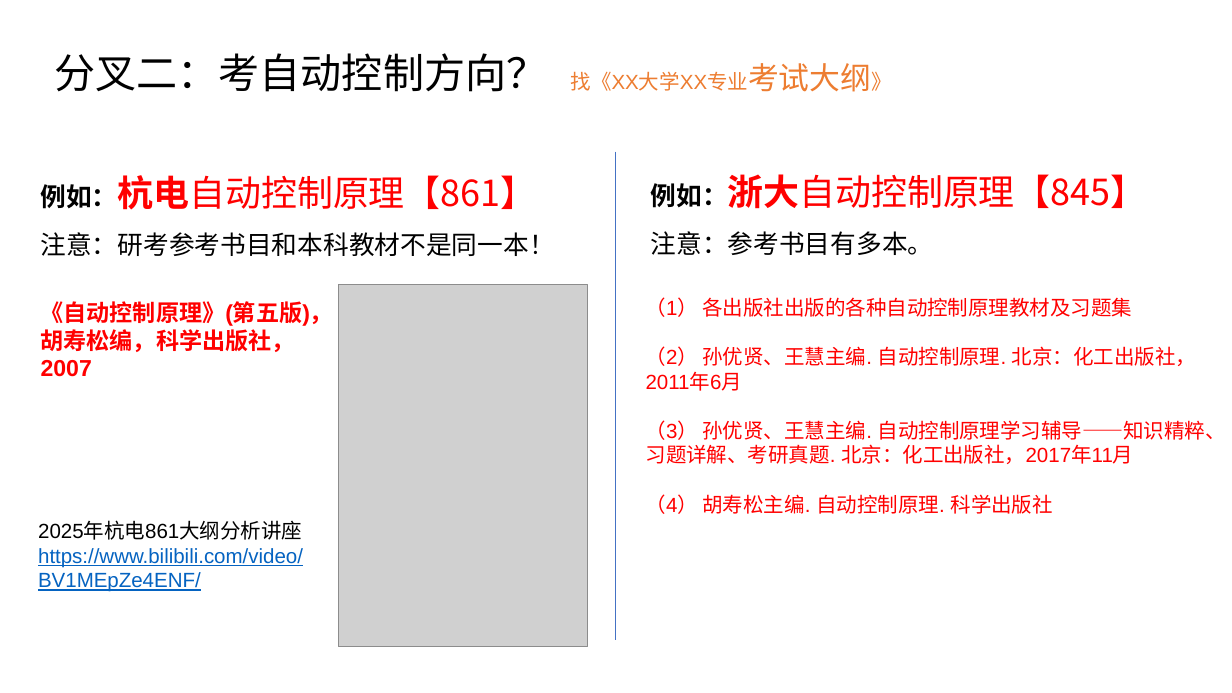
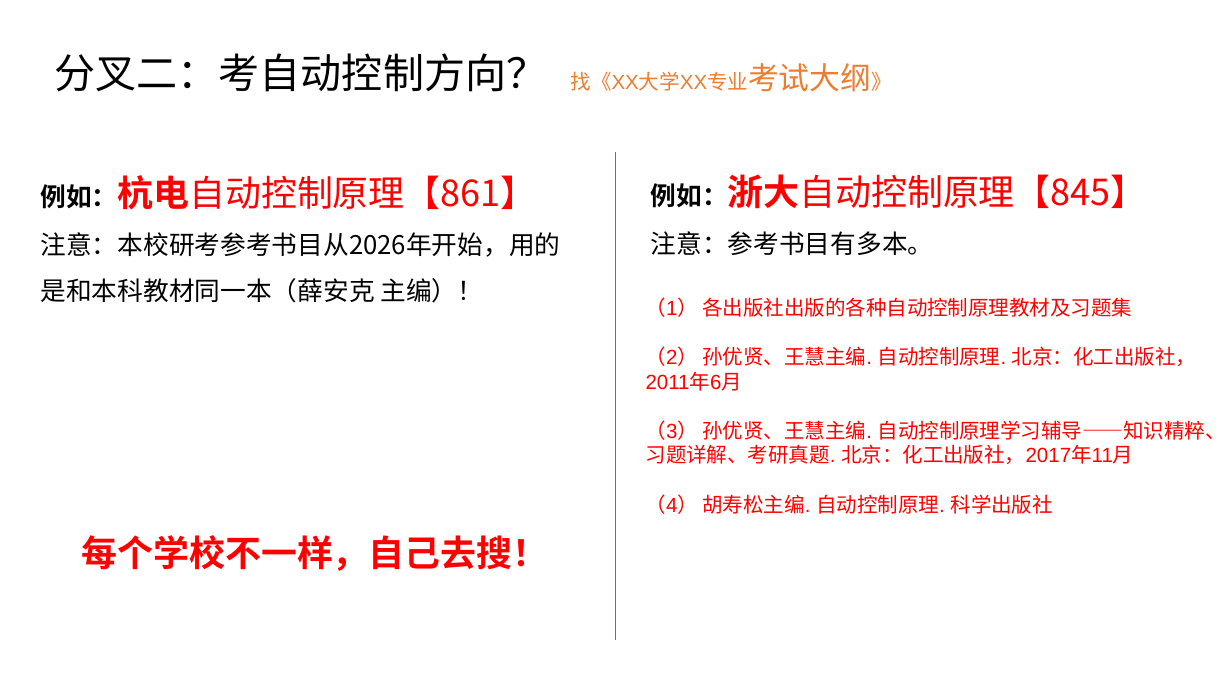
Before and after one commit to Jaserrr/Intelligent-ST-Wiki, a slide deck: slide 8 of D - 智科-考研专区/HDU智科专业考研指引v1.pptx. Drawn at 1232x693 pixels with LibreOffice and Linux fonts; fonts in the diff are those of the drawing; grey boxes stand for pictures. Boxes give left, top, right and bottom in pixels: in the first picture for what was removed or moved away, otherwise in the second. Text is boxed around its words. In the diff, an @@ line names an element or a change of style, - is before the commit and + after.

```diff
--- a/D - 智科-考研专区/HDU智科专业考研指引v1.pptx
+++ b/D - 智科-考研专区/HDU智科专业考研指引v1.pptx
@@ text at (41,232,561,303): text changed @@
-注意：研考参考书目和本科教材不是同一本！
+注意：本校研考参考书目从2026年开始，用的是和本科教材同一本（薛安克 主编）！
@@ picture removed at (338,285,588,647) @@
@@ text removed at (41,301,334,377) @@
-《自动控制原理》(第五版)，
-胡寿松编，科学出版社，
-2007
@@ text removed at (38,522,303,592) @@
-2025年杭电861大纲分析讲座
-https://www.bilibili.com/video/BV1MEpZe4ENF/
@@ text added at (82,535,549,571), 28 pt, text #FF0000, bold @@
+每个学校不一样，自己去搜！
```
Also in this commit, not shown: 3 other slides changed, 3 other files.
